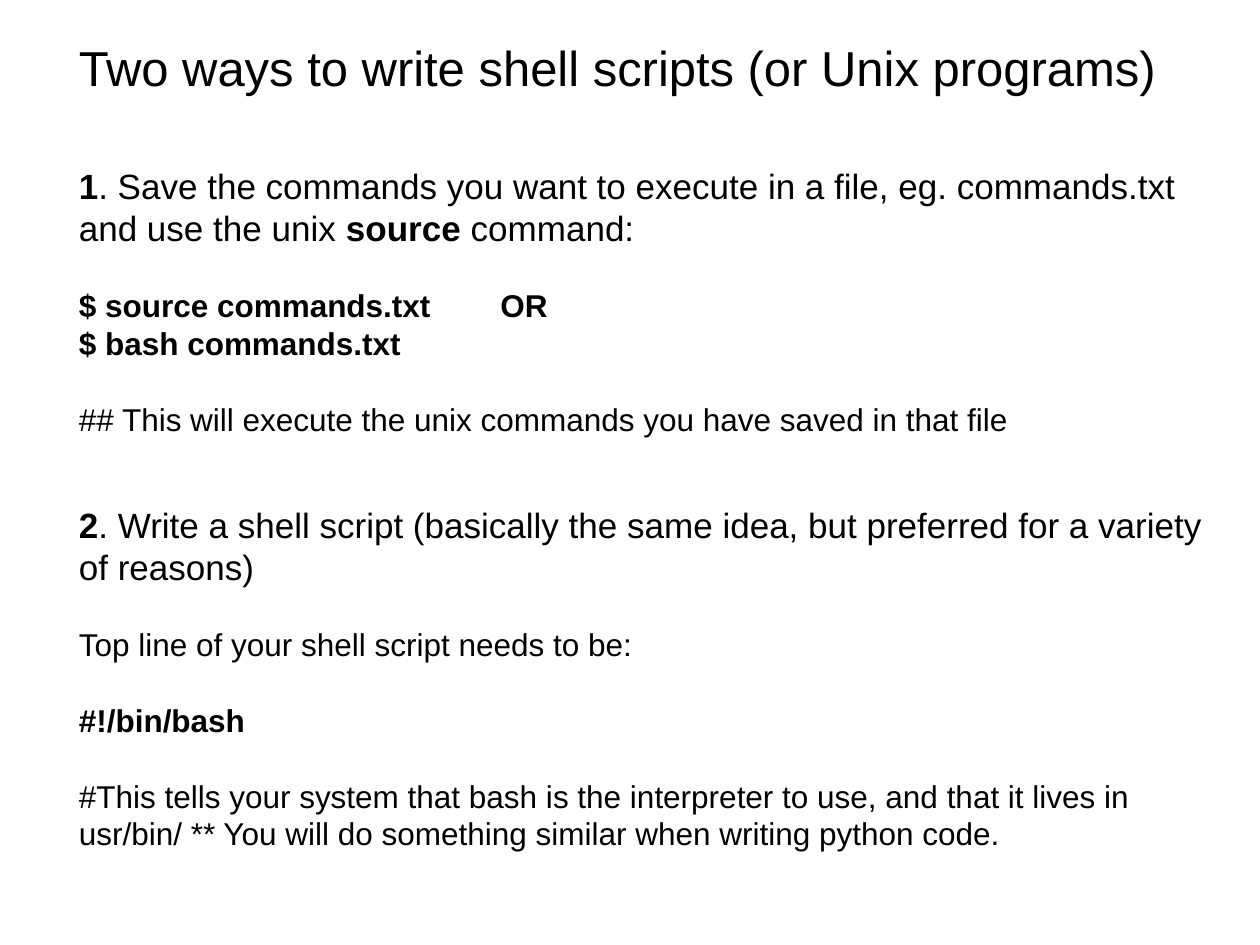
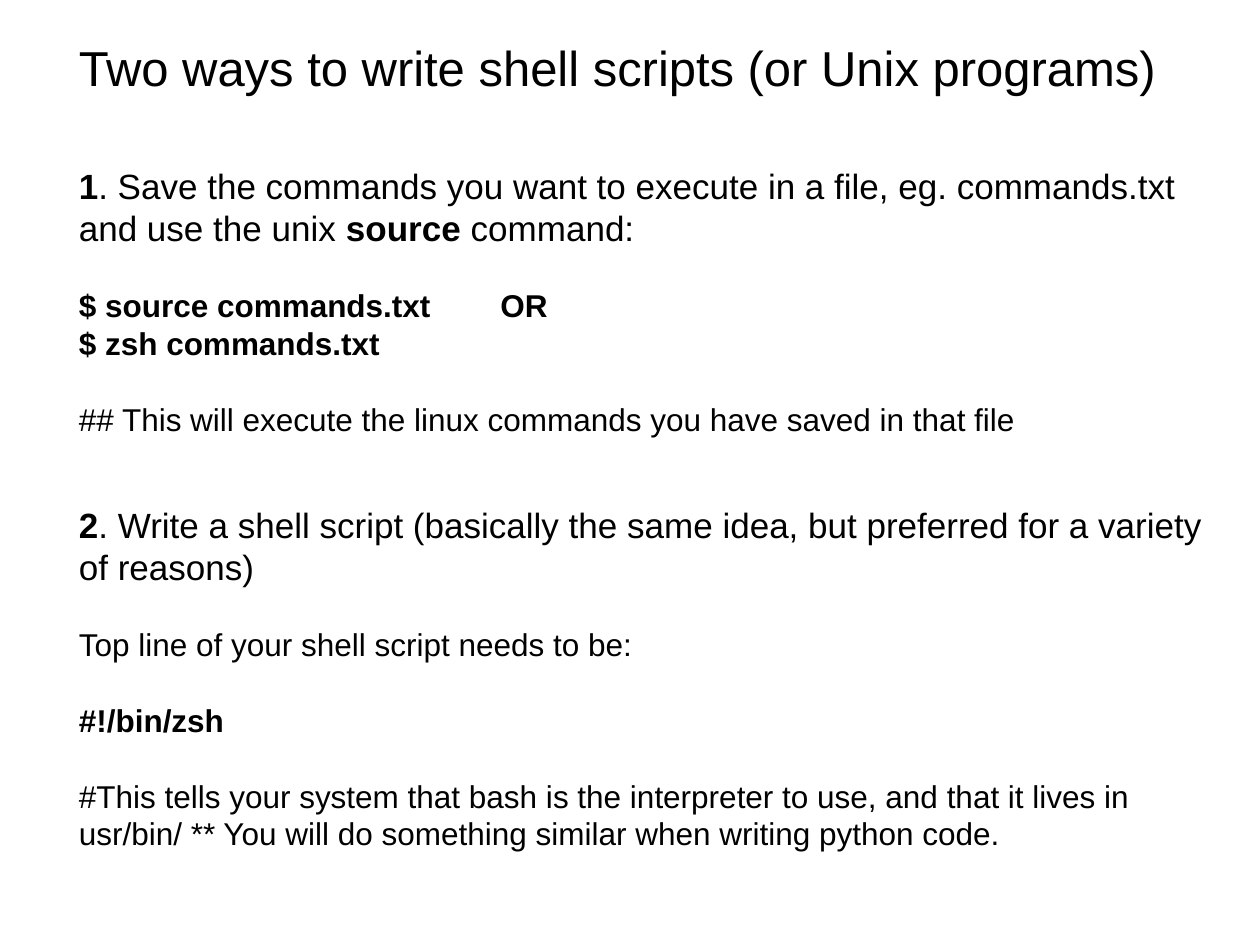
Before and after one commit to tparchman/F25_BIOL792, a slide deck: slide 14 of week3_unixIII/week3.pptx. Drawn at 1260x945 pixels with LibreOffice and Linux fonts; fonts in the diff are those of the drawing. Boxes give left, top, right and bottom in pixels: in the first picture for what was removed or moved away, otherwise in the second. Text is boxed around its words. In the diff, an @@ line names an element or a change of style, - is before the commit and + after.

```diff
--- a/week3_unixIII/week3.pptx
+++ b/week3_unixIII/week3.pptx
@@ text at (x1=105, y1=332, x2=1014, y2=437): text changed @@
-$ bash commands.txt
-## This will execute the unix commands you have saved in that file
+$ zsh commands.txt
+## This will execute the linux commands you have saved in that file
@@ text at (x1=79, y1=709, x2=224, y2=733): text changed @@
-#!/bin/bash
+#!/bin/zsh
```
Also in this commit, not shown: 3 other slides changed.
